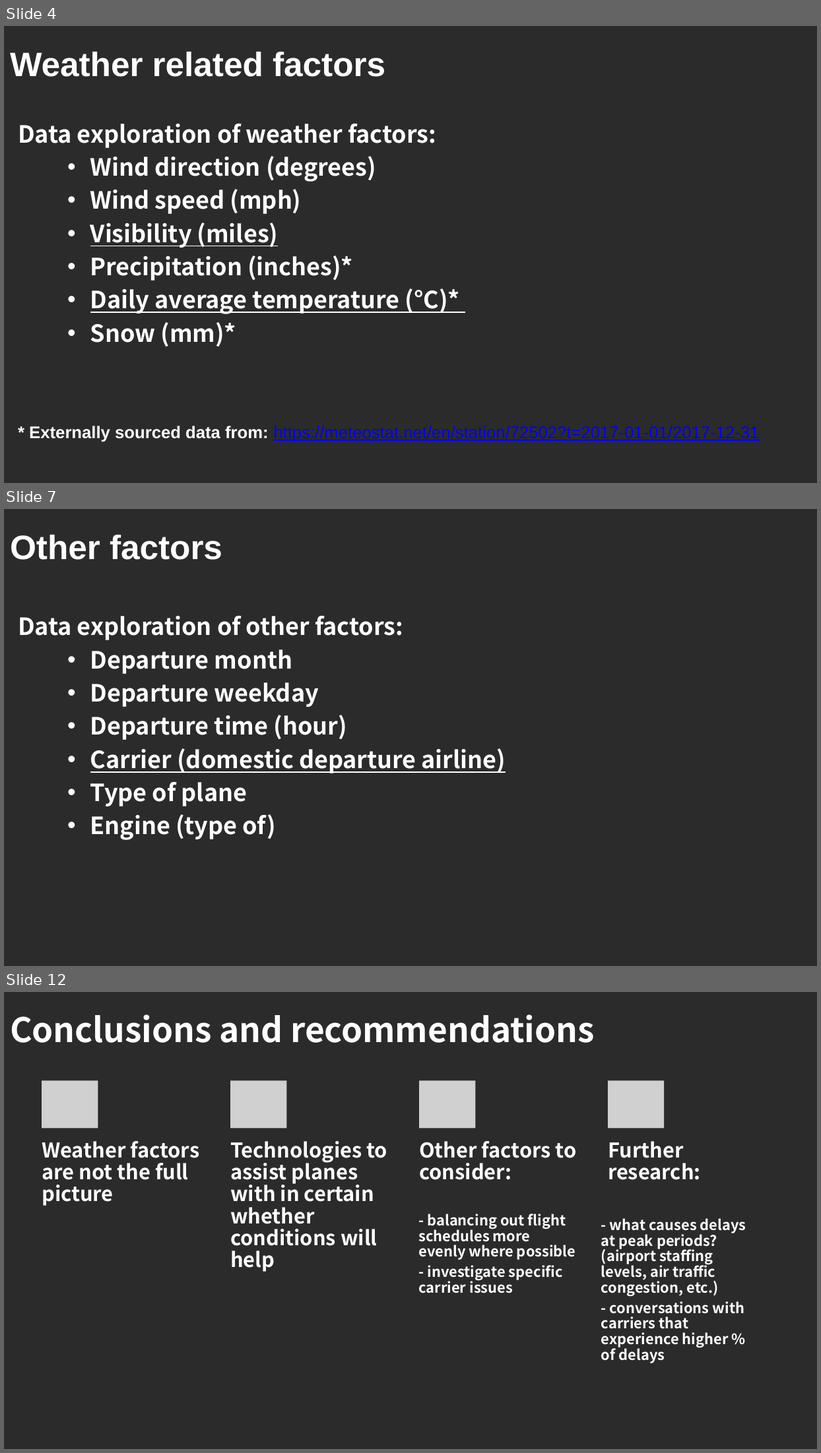
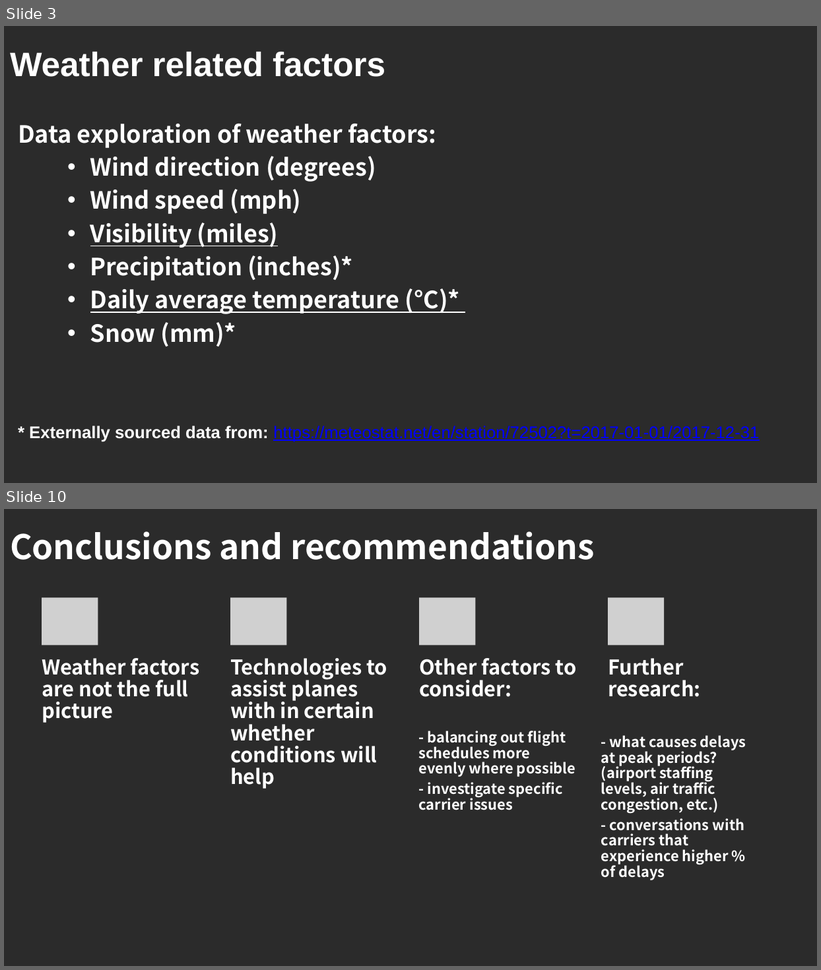
Before and after one commit to karenbgibson/final_project_flight_delays, a slide deck: investigating_flight_delays_newark.pptx. Shown one above the other, each under a label of ours: slides 4, 7 and 12 before the commit, slides 3 and 10 after it; the slides between them are not shown. The pictures are 821x1453 and 821x970 pixels, drawn with LibreOffice and Linux fonts; fonts in the diff are those of the drawing; grey boxes stand for pictures; background and template pictures are left out; a plain dark background stands for a picture behind light text. Boxes give left, top, right and bottom in pixels: in the first picture for what was removed or moved away, otherwise in the second. Text is boxed around its words. In the diff, an @@ line names an element or a change of style, - is before the commit and + after.

```diff
--- a/investigating_flight_delays_newark.pptx
+++ b/investigating_flight_delays_newark.pptx
@@ slide 7 removed at (4,509,817,966), background picture (left out) @@
@@ title removed at (10,535,222,560) @@
-Other factors
@@ text removed at (18,616,506,840) @@
-Data exploration of other factors:
-  • Departure month
-  • Departure weekday
-  • Departure time (hour)
-  • Carrier (domestic departure airline)
-  • Type of plane
-  • Engine (type of)
@@ what was slide 4 is now slide 3 @@
@@ what was slide 12 is now slide 10 @@
```
Also in this commit, not shown: 6 slides changed, 1 other slide removed, 9 other files.
